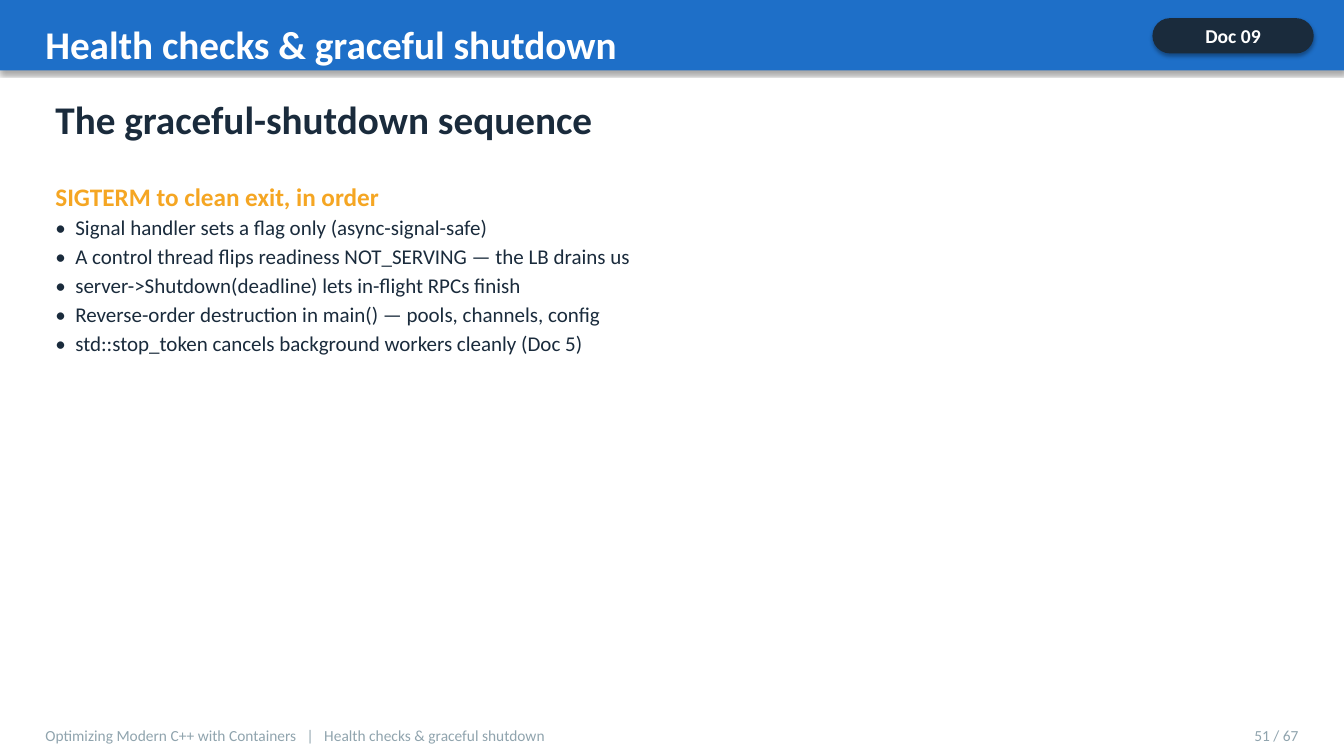
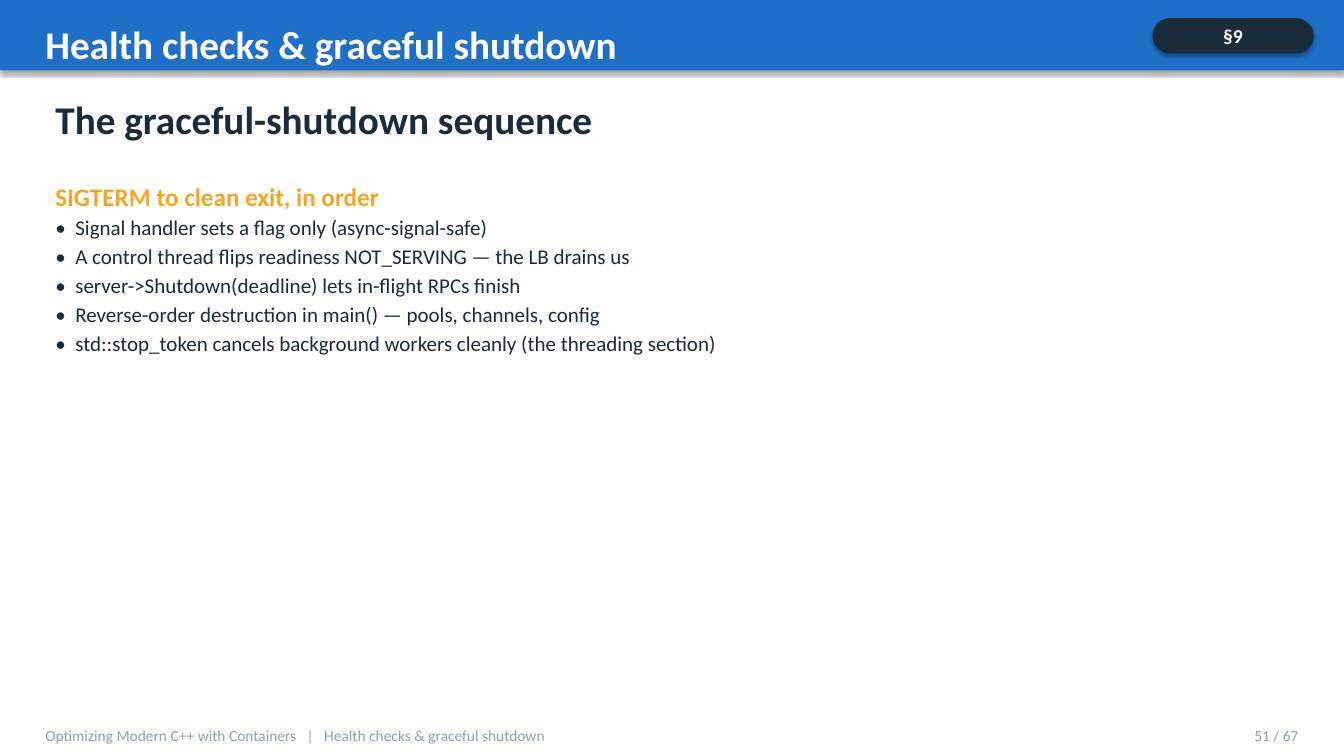
Before and after one commit to patterncatalyst/cpp-container-optimization-tutorial, a slide deck: slide 51 of presentation/cpp-statelessness-compendium.pptx. Drawn at 1344x756 pixels with LibreOffice and Linux fonts; fonts in the diff are those of the drawing. Boxes give left, top, right and bottom in pixels: in the first picture for what was removed or moved away, otherwise in the second. Text is boxed around its words. In the diff, an @@ line names an element or a change of style, - is before the commit and + after.

```diff
--- a/presentation/cpp-statelessness-compendium.pptx
+++ b/presentation/cpp-statelessness-compendium.pptx
@@ text at box(1223, 29, 1243, 44): text changed @@
-Doc 09
+§9
@@ text at box(75, 336, 716, 355): text changed @@
-• std::stop_token cancels background workers cleanly (Doc 5)
+• std::stop_token cancels background workers cleanly (the threading section)
```
Also in this commit, not shown: 44 other slides changed, 1 other file.
